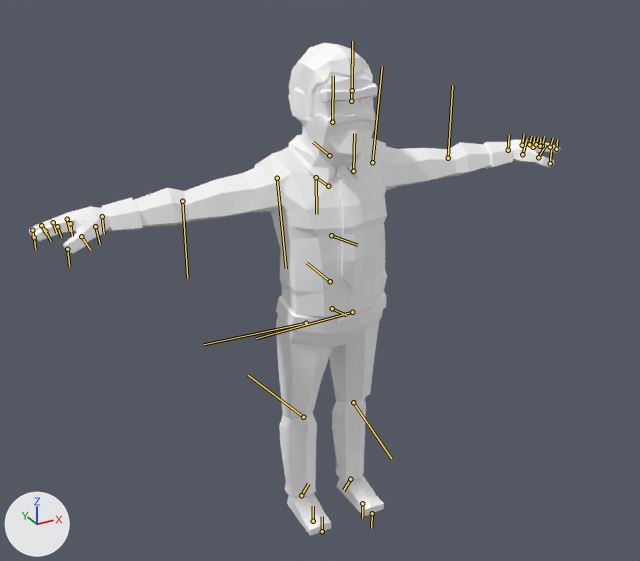
The glTF model SourceFiles/Characters/business_shirt.glb, before and after one commit.
The view is the same before and after, from a 50 mm lens placed at (-1.46, -2.56, 2.28), pointed at (-0.11, -0.11, 1.05). Lighting does not change. The marker at lower left points along +X, +Y and +Z. The bones that bend it are drawn over the model as lines.

Objects in the first picture: 'Character_BusinessMan_Shirt'.
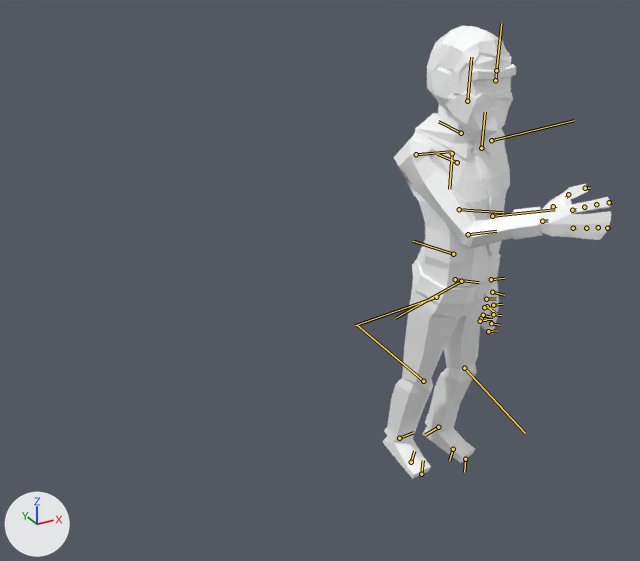
The newer file adds an action. The first version stands in its rest pose; the second is drawn at frame 59 of the action 'GiveThings'.

Changed parts and their boxes [x1, y1, x2, y2] in the pictures (640 x 561 px):
'Character_BusinessMan_Shirt', posed (57% narrower, 8% shorter)
    before: [29, 43, 560, 535]
    after: [383, 25, 611, 479]
bone 'Pelvis', root to tip
    before: (332, 308) to (346, 315)
    after: (455, 279) to (479, 282)
bone 'spine_03', root to tip
    before: (328, 186) to (314, 176)
    after: (457, 162) to (437, 154)
bone 'UpperArm_L', root to tip
    before: (372, 162) to (382, 66)
    after: (491, 140) to (574, 120)
bone 'lowerarm_l', root to tip
    before: (448, 158) to (452, 85)
    after: (492, 216) to (555, 209)
bone 'thumb_01_l', root to tip
    before: (522, 154) to (527, 138)
    after: (492, 292) to (504, 295)
bone 'UpperArm_R', root to tip
    before: (277, 178) to (286, 268)
    after: (416, 154) to (451, 151)
bone 'lowerarm_r', root to tip
    before: (182, 201) to (187, 278)
    after: (468, 234) to (496, 231)
bone 'Thigh_R', root to tip
    before: (306, 323) to (204, 344)
    after: (436, 297) to (355, 325)
bone 'calf_r', root to tip
    before: (303, 417) to (248, 375)
    after: (423, 381) to (357, 325)
bone 'Thigh_L', root to tip
    before: (352, 312) to (256, 338)
    after: (461, 281) to (395, 318)
bone 'calf_l', root to tip
    before: (353, 402) to (391, 458)
    after: (464, 368) to (525, 433)
bone 'Foot_L', root to tip
    before: (350, 479) to (343, 490)
    after: (438, 427) to (425, 435)

What changed in the scene script:
```text
Change bone_pelvis:
    where bone_pelvis = bpy.data.objects['Root'].pose.bones['Pelvis']
    bone_pelvis.location: (0.0, 0.0, 0.0) -> (0.019, 0.053, 0.518)
    bone_pelvis.rotation_quaternion: (1.0, 0.0, 0.0, 0.0) -> (0.977, 0.21, 0.022, 0.003)  # degrees (0, 0, 0) -> degrees (24, 2, 1)
Change bone_spine_03:
    where bone_spine_03 = bpy.data.objects['Root'].pose.bones['spine_03']  # child of 'spine_02'
    bone_spine_03.rotation_quaternion: (1.0, 0.0, 0.0, 0.0) -> (0.989, -0.148, -0.011, 0.0)  # degrees (0, 0, 0) -> degrees (-17, -1, 0)
Change bone_upperarm_l:
    where bone_upperarm_l = bpy.data.objects['Root'].pose.bones['UpperArm_L']  # child of 'clavicle_l'
    bone_upperarm_l.rotation_quaternion: (1.0, 0.0, 0.0, 0.0) -> (0.792, 0.193, -0.085, -0.573)  # degrees (0, 0, 0) -> degrees (24, 5, -71)
Change bone_lowerarm_l:
    where bone_lowerarm_l = bpy.data.objects['Root'].pose.bones['lowerarm_l']  # child of 'UpperArm_L'
    bone_lowerarm_l.rotation_quaternion: (1.0, 0.0, 0.0, 0.0) -> (0.988, -0.009, -0.096, -0.118)  # degrees (0, 0, 0) -> degrees (0, -11, -14)
Change bone_thumb_01_l:
    where bone_thumb_01_l = bpy.data.objects['Root'].pose.bones['thumb_01_l']  # child of 'Hand_L'
    bone_thumb_01_l.rotation_quaternion: (1.0, 0.0, 0.0, 0.0) -> (0.867, 0.467, 0.0, -0.175)  # degrees (0, 0, 0) -> degrees (55, 9, -18)
Change bone_upperarm_r:
    where bone_upperarm_r = bpy.data.objects['Root'].pose.bones['UpperArm_R']  # child of 'clavicle_r'
    bone_upperarm_r.rotation_quaternion: (1.0, 0.0, 0.0, 0.0) -> (0.663, -0.094, -0.436, -0.602)  # degrees (0, 0, 0) -> degrees (33, -44, -98)
Change bone_lowerarm_r:
    where bone_lowerarm_r = bpy.data.objects['Root'].pose.bones['lowerarm_r']  # child of 'UpperArm_R'
    bone_lowerarm_r.rotation_quaternion: (1.0, 0.0, 0.0, 0.0) -> (0.858, 0.0, -0.513, 0.0)  # degrees (0, 0, 0) -> degrees (0, -62, 0)
Change bone_thigh_r:
    where bone_thigh_r = bpy.data.objects['Root'].pose.bones['Thigh_R']  # child of 'Pelvis'
    bone_thigh_r.rotation_quaternion: (1.0, 0.0, 0.0, 0.0) -> (0.987, 0.142, -0.062, -0.039)  # degrees (0, 0, 0) -> degrees (17, -6, -5)
Change bone_calf_r:
    where bone_calf_r = bpy.data.objects['Root'].pose.bones['calf_r']  # child of 'Thigh_R'
    bone_calf_r.rotation_quaternion: (1.0, 0.0, 0.0, 0.0) -> (0.995, -0.001, -0.017, 0.1)  # degrees (0, 0, 0) -> degrees (0, -2, 12)
Change bone_thigh_l:
    where bone_thigh_l = bpy.data.objects['Root'].pose.bones['Thigh_L']  # child of 'Pelvis'
    bone_thigh_l.rotation_quaternion: (1.0, 0.0, 0.0, 0.0) -> (0.996, -0.077, 0.039, 0.025)  # degrees (0, 0, 0) -> degrees (-9, 5, 3)
Change bone_calf_l:
    where bone_calf_l = bpy.data.objects['Root'].pose.bones['calf_l']  # child of 'Thigh_L'
    bone_calf_l.rotation_quaternion: (1.0, 0.0, 0.0, 0.0) -> (0.984, -0.001, -0.03, 0.175)  # degrees (0, 0, 0) -> degrees (-1, -3, 20)
Change bone_foot_l:
    where bone_foot_l = bpy.data.objects['Root'].pose.bones['Foot_L']  # child of 'calf_l'
    bone_foot_l.rotation_quaternion: (1.0, 0.0, 0.0, 0.0) -> (0.999, -0.012, -0.01, 0.035)  # degrees (0, 0, 0) -> degrees (-1, -1, 4)
```
